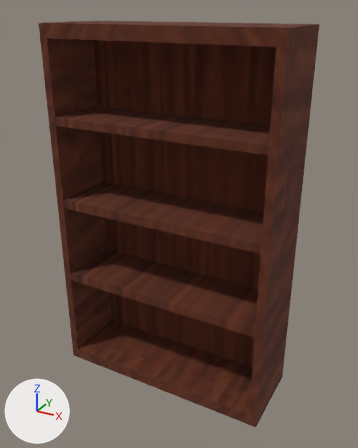
One commit to the Blender file Assets/Offline/Models/Bookshelf/Temporary Location for Blender/bookshelf.blend: the scene before it, then after it.
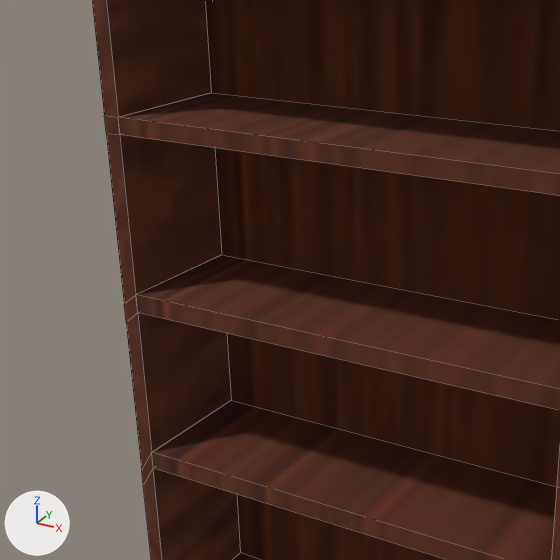
Old and new are each drawn whole from a 50 mm camera at (2.13, -3.78, 1.79) aimed at (0.05, 0.0, -0.1) and again close up on the part from 0% to 73% of the width and 14% to 72% of the height. The lights are fixed; the arrows at lower left show +X, +Y and +Z. The close-ups show mesh edges as thin lines.
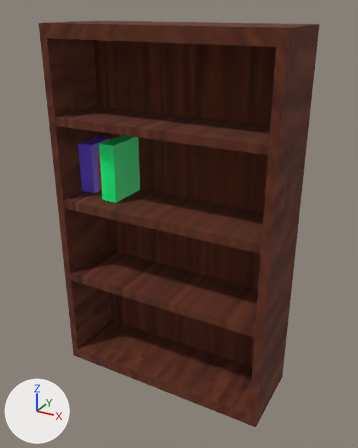
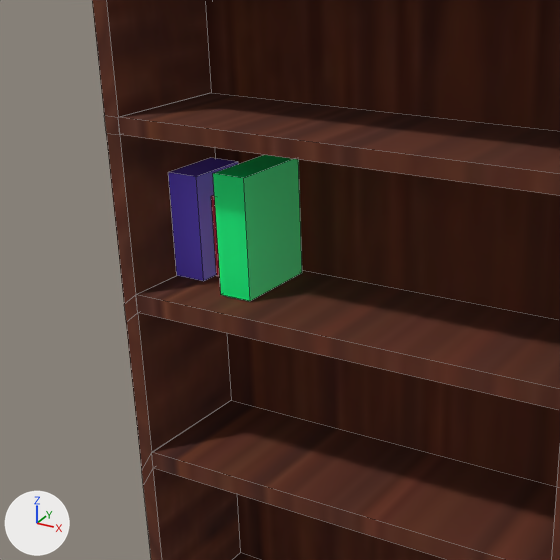
Commit message: add books to bookshelf

The change, as a list of edits to the scene's bpy script:
```text
Add mat_paper:
    mat_paper = principled_material('Paper')
    mat_paper.base_color = (0.801, 0.705, 0.289)  # yellow #e7db92
Add mat_green:
    mat_green = principled_material('Green')
    mat_green.base_color = (0.0, 1.0, 0.22)  # green #00ff81
Add mat_red:
    mat_red = principled_material('Red')
    mat_red.base_color = (0.8, 0.0291, 0.0461)  # red #e7303d
Add mat_blue:
    mat_blue = principled_material('Blue')
    mat_blue.base_color = (0.162, 0.0893, 0.8)  # blue #7054e7
Add me_cube_003:
    me_cube_003.from_pydata([(-1.0, -1.0, -1.0), (-1.0, -1.0, 1.25), (-1.0, 1.0, -1.0), (-1.0, 1.0, 1.25), (1.27, -1.0, -1.0), (1.27, -1.0, 1.25), (1.27, 1.0, -1.0), (1.27, 1.0, 1.25)], [], [(0, 1, 3, 2), (2, 3, 7, 6), (6, 7, 5, 4), (4, 5, 1, 0), (2, 6, 4, 0), (7, 3, 1, 5)])
    for i in [1, 2, 3, 5]: me_cube_003.polygons[i].material_index = 1
    me_cube_003.materials.append(mat_paper)  # yellow #e7db92
    me_cube_003.materials.append(mat_green)  # green #00ff81
Add me_cube_002:
    me_cube_002.from_pydata(...)  # a box spanning x -1.0..0.25, y -1.0..1.0, z -1.0..0.56
    me_cube_002.materials.append(mat_red)  # red #e7303d
Add me_cube_001:
    me_cube_001.from_pydata(...)  # a box spanning x -1.0..0.7, y -1.0..1.0, z -1.0..1.0
    me_cube_001.materials.append(mat_blue)  # blue #7054e7
Add ob_book_002:
    ob_book_002 = bpy.data.objects.new('Book.002', me_cube_003)
    ob_book_002.location = (-0.58, 0.0, 0.337)
    ob_book_002.rotation_euler = (0.0, 0.0, 1.571)  # degrees (0, 0, 90)
    ob_book_002.scale = (-0.184, 0.0792, 0.244)
Add ob_book_001:
    ob_book_001 = bpy.data.objects.new('Book.001', me_cube_002)
    ob_book_001.location = (-0.747, 0.0, 0.337)
    ob_book_001.rotation_euler = (0.0, 0.0, 1.571)  # degrees (0, 0, 90)
    ob_book_001.scale = (-0.184, 0.0792, 0.244)
Add ob_book:
    ob_book = bpy.data.objects.new('Book', me_cube_001)
    ob_book.location = (-0.914, 0.0, 0.337)
    ob_book.rotation_euler = (0.0, 0.0, 1.571)  # degrees (0, 0, 90)
    ob_book.scale = (-0.184, 0.0792, 0.244)
```

Boxes (x1, y1, x2, y2) around the edits, measured in the close-ups (560 x 560 px):
'Book.002', added (green)
    after: (213, 155, 302, 301)
'Book', added (blue)
    after: (168, 158, 239, 281)
'Book.001', added
    after: (211, 195, 220, 277)
